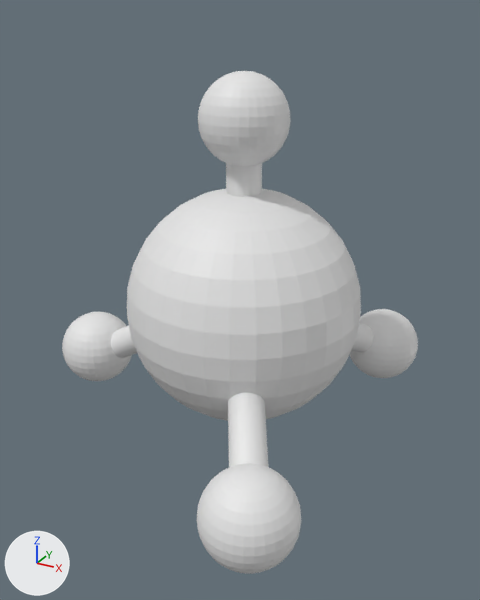
A saved change to the FBX model unity-project/Assets/Blender/methane.fbx.
One viewpoint serves both versions: a 50 mm lens placed at (11.7, -42.6, 22.3), pointed at (-6.1, -10.4, 6.1). The axes (+X, +Y, +Z) are drawn at lower left. The lights are the same throughout. Where no turn or scale is listed for an object, it has been applied to the vertices.
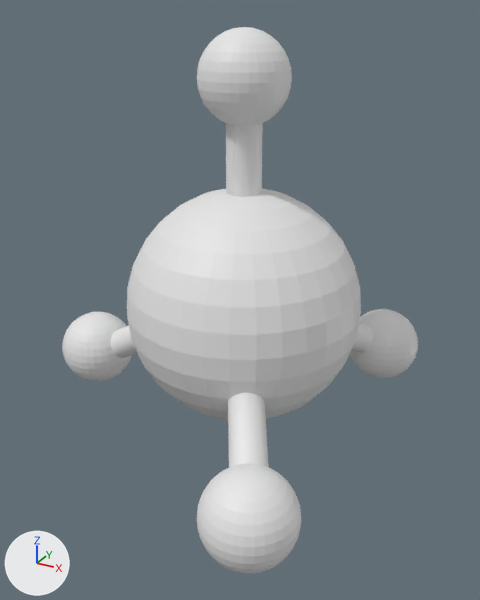
What the commit changed:
Object 'Sphere.004' (ob_sphere_004) moves from (-5.87, -10.25, 16.74) to (-5.87, -10.25, 18.87).

Pixel boxes [x1, y1, x2, y2] of what changed, in the pictures (480 x 600 px):
'Sphere.004', moved
    before: [198, 71, 291, 166]
    after: [197, 27, 292, 126]
